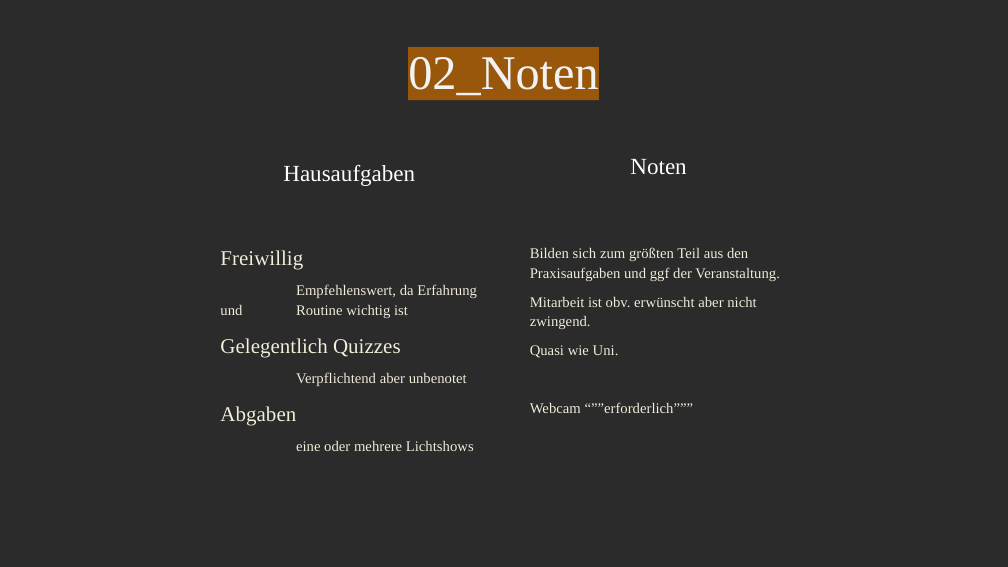
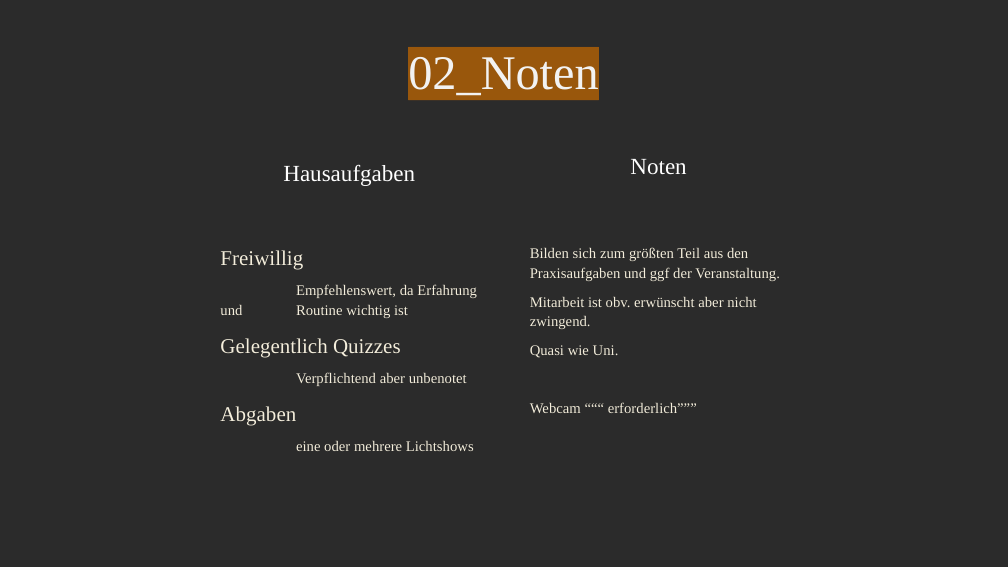
Before and after one commit to AnnoyedSandwich/Onyx-Tutorial, a slide deck: slide 5 of Lichttechnik Workshop.odp. Drawn at 1008x567 pixels with LibreOffice and Linux fonts; fonts in the diff are those of the drawing; background and template pictures are left out; a plain dark background stands for a picture behind light text. Boxes give left, top, right and bottom in pixels: in the first picture for what was removed or moved away, otherwise in the second. Text is boxed around its words. In the diff, an @@ line names an element or a change of style, - is before the commit and + after.

```diff
--- a/Lichttechnik Workshop.odp
+++ b/Lichttechnik Workshop.odp
@@ text at <box>530,402,697,413</box>: text changed @@
-Webcam “””erforderlich”””
+Webcam “““ erforderlich”””
```
Also in this commit, not shown: 4 other slides changed.
